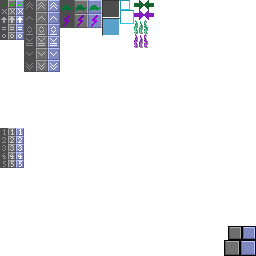
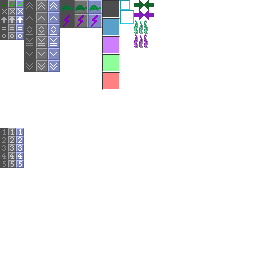
Before/after of a 256x256 layered artwork. What changed in the layer stack:
hid "Mockup" over [224, 226, 256, 256]
painted on "Background" over [102, 36, 120, 90]
